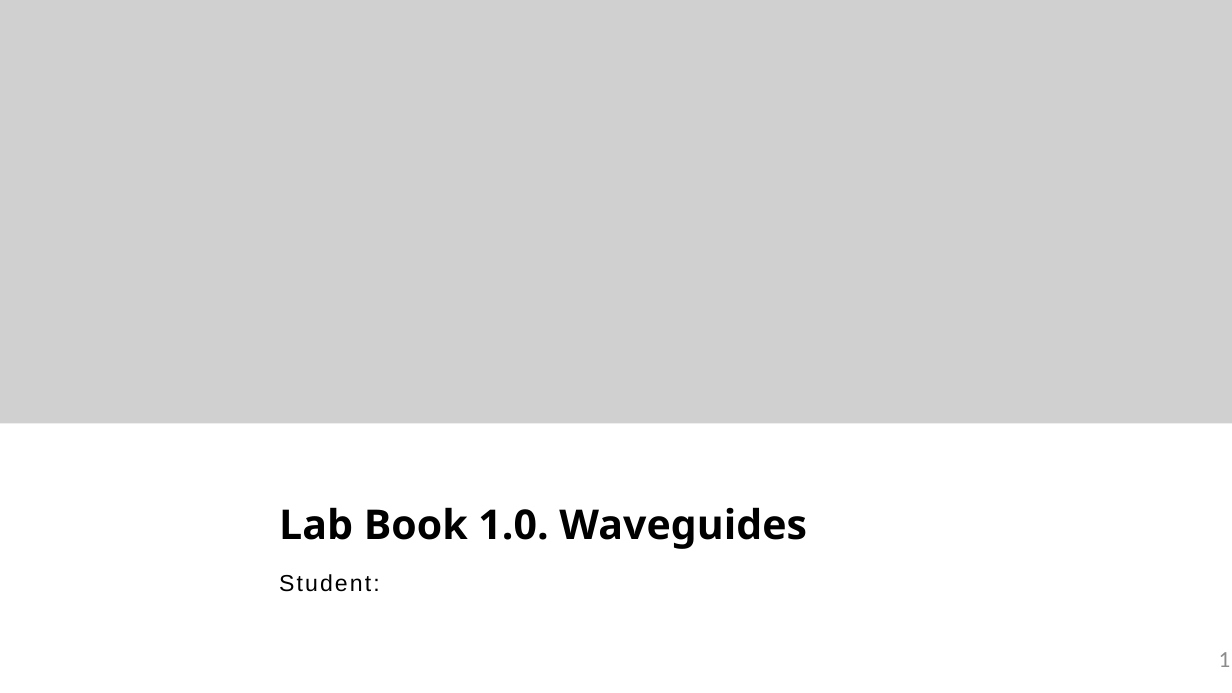
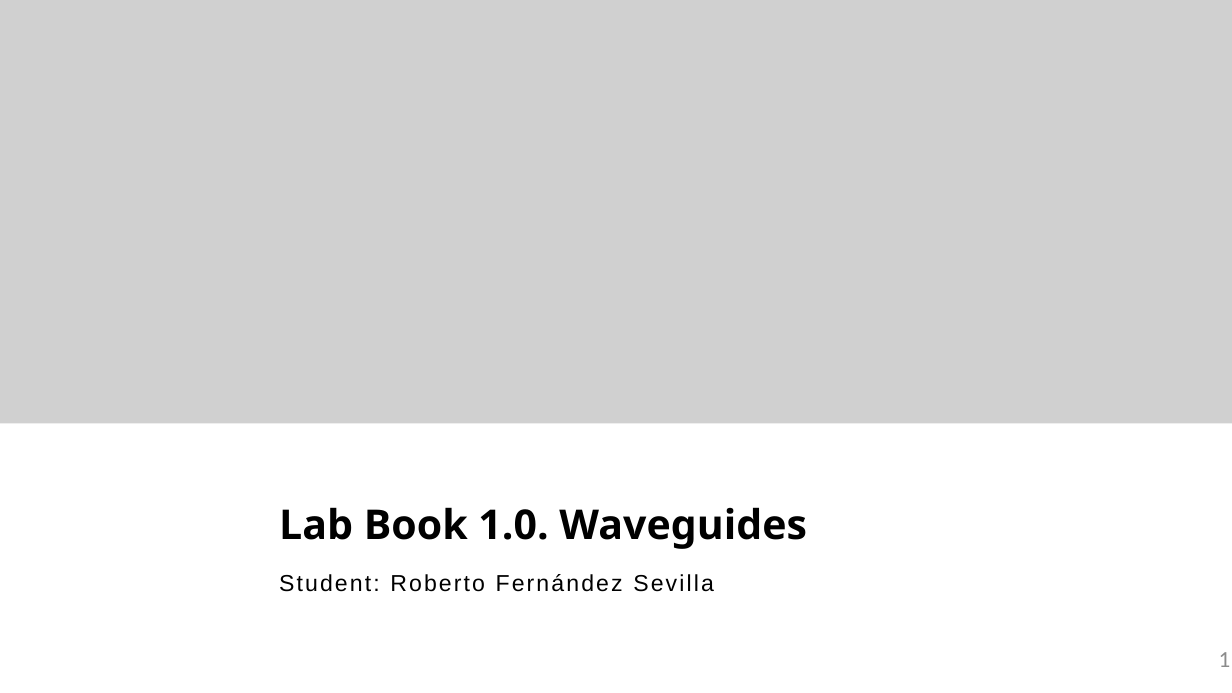
Before and after one commit to RobertoFernandezSevilla/pic-upv-lab1, a slide deck: slide 1 of LabBook_10.pptx. Drawn at 1232x693 pixels with LibreOffice and Linux fonts; fonts in the diff are those of the drawing; grey boxes stand for pictures; background and template pictures are left out. Boxes give left, top, right and bottom in pixels: in the first picture for what was removed or moved away, otherwise in the second. Text is boxed around its words. In the diff, an @@ line names an element or a change of style, - is before the commit and + after.

```diff
--- a/LabBook_10.pptx
+++ b/LabBook_10.pptx
@@ text at (x1=279, y1=574, x2=714, y2=592): text changed @@
-Student:
+Student: Roberto Fernández Sevilla
```
Also in this commit, not shown: 1 other slide changed.
